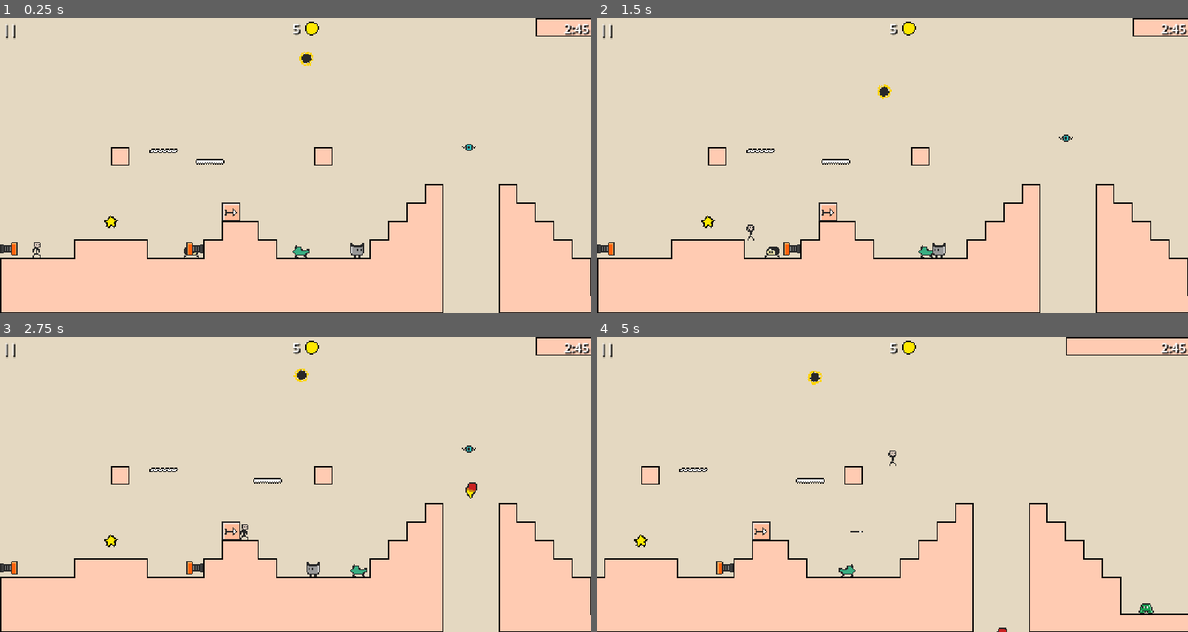
Above: before the commit, frames 1-4 (two rows, left to right).
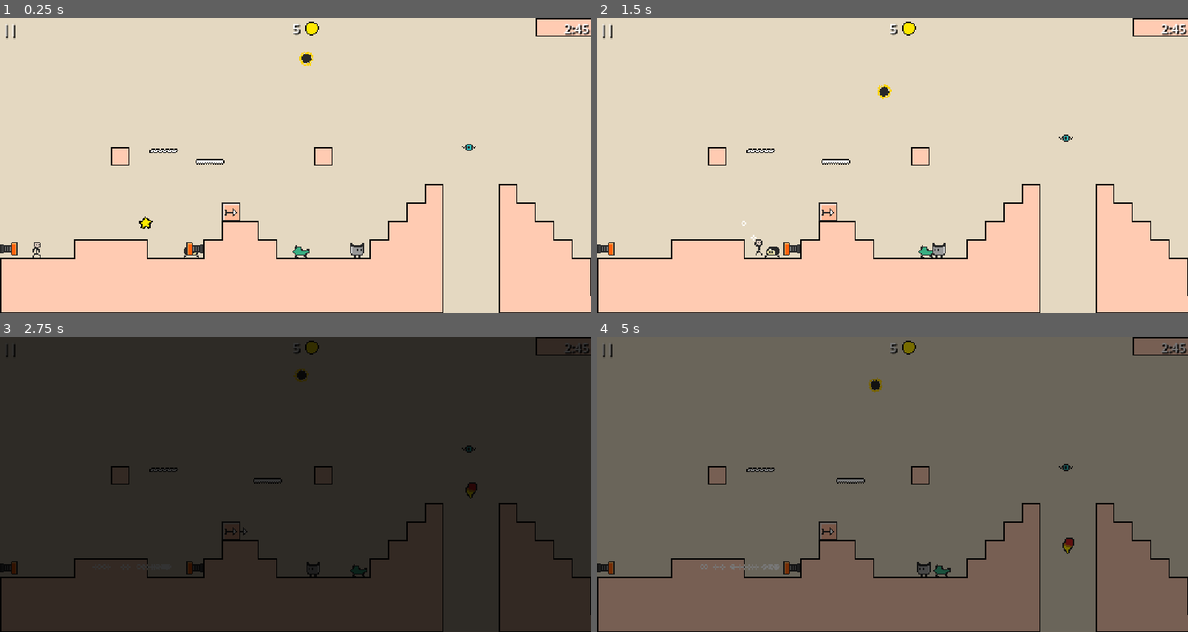
Above: after the commit, the same moments.

Repository: yannicka/ninja
Game: Godot game, scene res://src/Scenes/Game.tscn
Same seed, same stepped clock (60 frames per second), same inputs: the game is played once before the commit and once after it.
Inputs (mouse positions are in pixels of both pictures, inside the frame that each line leads up to):
- Up to frame 1 (0.25 s): no input
- Up to frame 2 (1.5 s): move the mouse to (1022, 150) at 0.52 s; hold Space (space) 0.53-1.28 s; hold Right (ui_right) from 0.53 s (still down); click (1022, 150) at 0.67 s; tap Up (ui_up) at 0.77 s; move the mouse to (774, 180) at 1.27 s; tap Space (space) at 1.35 s
- Up to frame 3 (2.75 s): tap Up (ui_up) at 1.52 s; move the mouse to (354, 419) at 2.02 s; release Right (ui_right) at 2.03 s; hold Left (ui_left) from 2.03 s (still down); hold Space (space) from 2.03 s (still down)
- Up to frame 4 (5 s): move the mouse to (862, 543) at 2.77 s; release Left (ui_left) at 2.78 s; release Space (space) at 2.78 s; hold Right (ui_right) 2.78-4.28 s; tap Space (space) at 2.85, 4.35 s; click (862, 543) at 2.92 s; tap Up (ui_up) at 3.02, 3.77, 4.52 s; move the mouse to (1069, 528) at 3.52 s; hold Space (space) 3.53-4.28 s; move the mouse to (715, 440) at 4.27 s; hold Left (ui_left) from 4.28 s (still down)

The runs differ from the first frame. In frame 1, 0.1% of the frame differs, in the area x 17-26%, y 67-72%; in frame 2, 0.1%; in frame 3, 99%; in frame 4, 100%, in the area x 0-100%, y 0-100%.

Commit message:
Premier boost du joueur

Diff:
--- a/src/Levels/Level1.tscn
+++ b/src/Levels/Level1.tscn
@@ -69,4 +69,4 @@
 position = Vector2(408, 272)
 
 [node name="Boost" parent="." instance=ExtResource("15_nf1ta")]
-position = Vector2(96, 176)
+position = Vector2(126, 177)
--- a/src/Player.gd
+++ b/src/Player.gd
@@ -1,6 +1,7 @@
 extends CharacterBody2D
 
-const SPEED = 160.0
+const RUN_SPEED = 160.0
+const BOOST_SPEED = 260.0
 const JUMP_VELOCITY = -400.0
 
 # Get the gravity from the project settings to be synced with RigidBody nodes.
@@ -14,7 +15,7 @@
 
 @export var move = false
 
-var boost_mode = false
+var speed = RUN_SPEED
 
 func _physics_process(delta):
 	if is_dead:
@@ -55,9 +56,9 @@
 			move = false
 
 	if move:
-		velocity.x = direction.x * SPEED
+		velocity.x = direction.x * speed
 	else:
-		velocity.x = move_toward(velocity.x, 0, SPEED)
+		velocity.x = move_toward(velocity.x, 0, speed)
 
 	if velocity.y > 0:
 		state = "fall"
@@ -107,6 +108,17 @@
 		TransitionScene.change_scene("res://src/Scenes/Game.tscn")
 
 func boost():
-	boost_mode = true
+	speed = BOOST_SPEED
 
-	$GPUParticles2D.restart()
+	$GPUParticles2D.visible = true
+
+	var timer = Timer.new()
+	timer.connect("timeout", unboost)
+	timer.wait_time = 7
+	add_child(timer)
+	timer.start()
+
+func unboost():
+	speed = RUN_SPEED
+
+	$GPUParticles2D.visible = false
--- a/src/Player.tscn
+++ b/src/Player.tscn
@@ -105,8 +105,8 @@
 limit_bottom = 256
 
 [node name="GPUParticles2D" type="GPUParticles2D" parent="."]
+visible = false
 material = SubResource("CanvasItemMaterial_ghe24")
-emitting = false
 amount = 20
 process_material = SubResource("ParticleProcessMaterial_2onol")
 texture = ExtResource("2_6ojfv")
